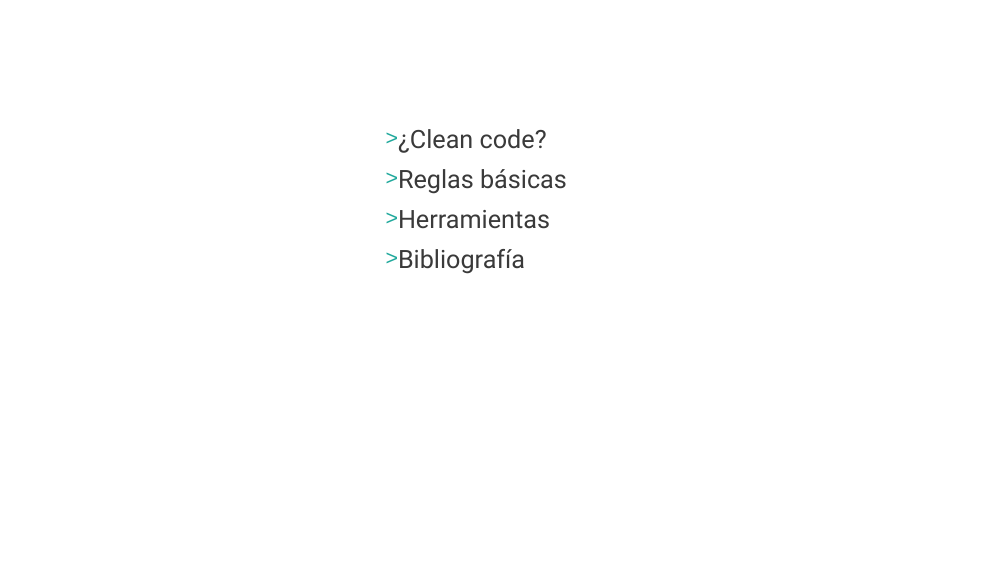
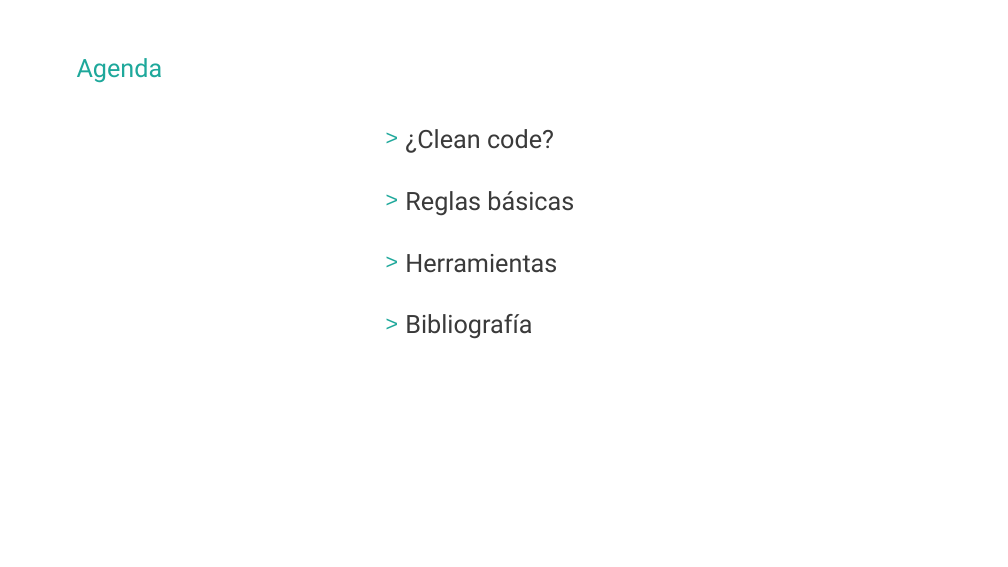
Before and after one commit to hexacta/HexactaLabs-NET, a slide deck: slide 2 of Presentaciones/2 - CleanCode.pptx. Drawn at 1008x567 pixels with LibreOffice and Linux fonts; fonts in the diff are those of the drawing; background and template pictures are left out. Boxes give left, top, right and bottom in pixels: in the first picture for what was removed or moved away, otherwise in the second. Text is boxed around its words. In the diff, an @@ line names an element or a change of style, - is before the commit and + after.

```diff
--- a/Presentaciones/2 - CleanCode.pptx
+++ b/Presentaciones/2 - CleanCode.pptx
@@ text added at (x1=77, y1=58, x2=163, y2=83), 24 pt, text #1EA89B @@
+Agenda
@@ text "¿Clean code?" at (x1=405, y1=129, x2=574, y2=339): indent changed; more space between paragraphs @@
```
Also in this commit, not shown: 14 other slides changed, 2 slides added, 1 slide removed, 2 other files.
